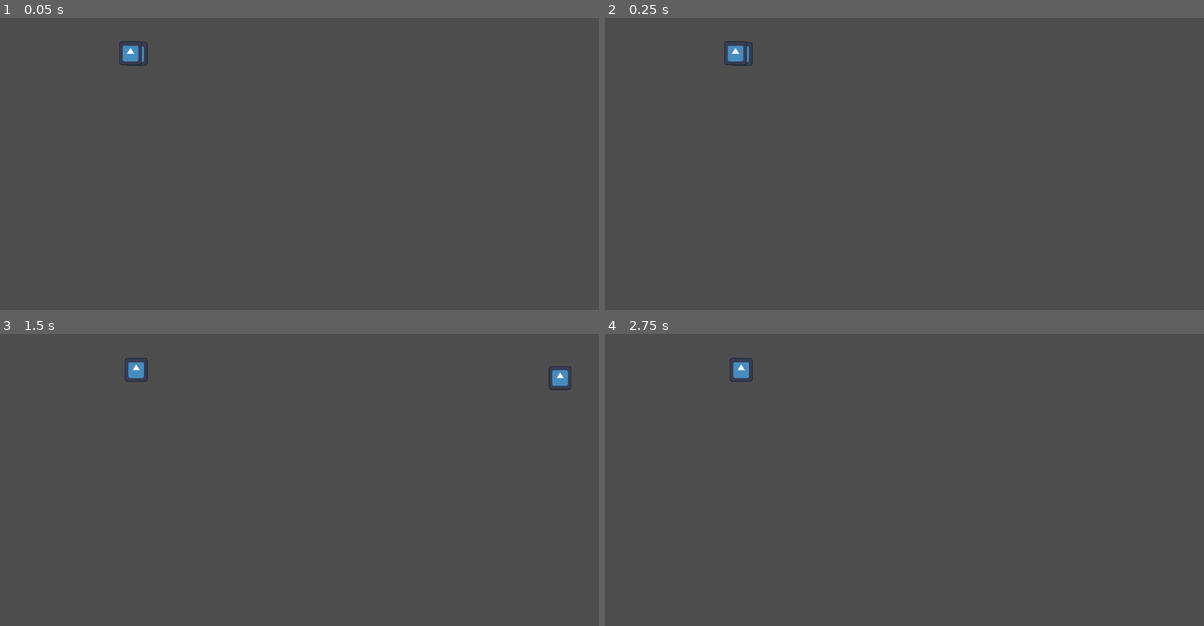
Above: before the commit, frames 1-4 (two rows, left to right).
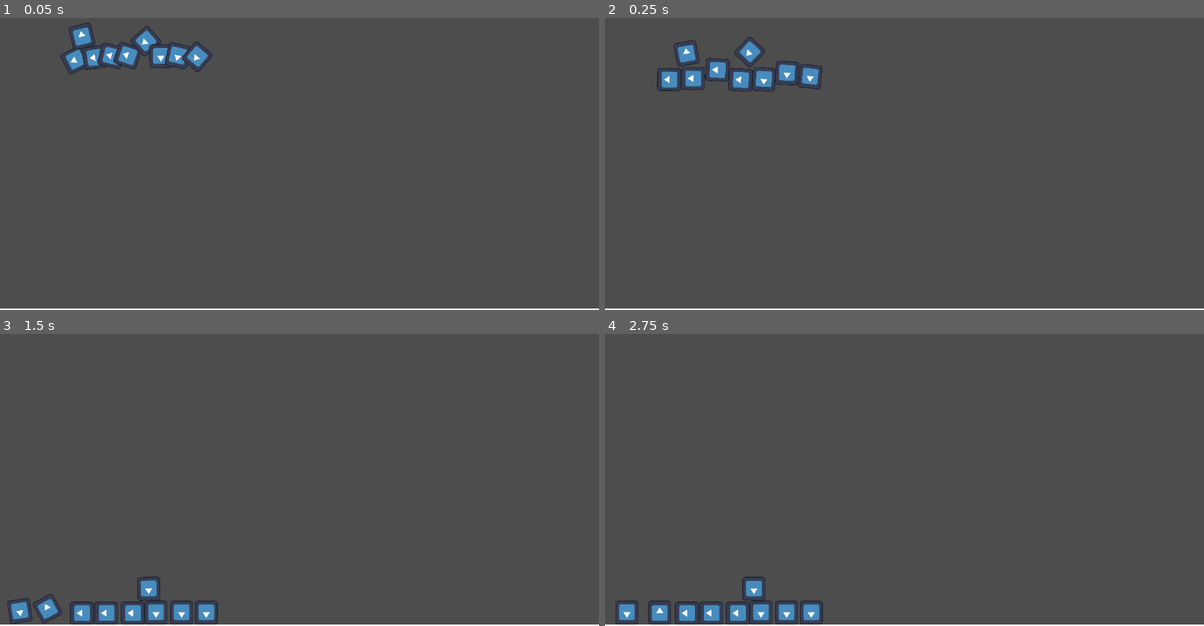
Above: after the commit, the same moments.

Repository: Mori-Meldovia/GGJ2026-Mask
Game: Godot game, scene res://Daniel Scenes/testscene.tscn
Same seed, same stepped clock (60 frames per second), same inputs: the game is played once before the commit and once after it. Before the commit the project has no main scene; this scene is started directly in both runs. The engine's default icon, where the game draws it, is replaced by a stand-in: a white triangle on a blue panel in a dark square.
Inputs (mouse positions are in pixels of both pictures, inside the frame that each line leads up to):
- Up to frame 1 (0.05 s): no input
- Up to frame 2 (0.25 s): no input
- Up to frame 3 (1.5 s): drag from (137, 369) to (359, 383) at 0.52 s; drag from (395, 374) to (137, 369) at 1.27 s
- Up to frame 4 (2.75 s): move the mouse to (964, 383) at 2.02 s; press the mouse at (964, 383) at 2.03 s

The runs differ from the first frame. In frame 1, 2.1% of the frame differs, in the area x 0-100%, y 1-100%; in frame 2, 2.4%; in frame 3, 2.7%, in the area x 0-100%, y 8-100%; in frame 4, 2.5%.

Commit message:
changed the collision code to be utilized on rigid bodies
The rigid bodies allow godot to simulate collision between other draggable objects and walls so i dont gotta do allat

Diff:
--- a/ggj-2026/Daniel Scenes/draggable.tscn
+++ b/ggj-2026/Daniel Scenes/draggableObject.tscn
@@ -3,21 +3,24 @@
 [ext_resource type="Texture2D" uid="uid://doxhqlep25o1" path="res://icon.svg" id="1_7f76m"]
 [ext_resource type="Script" uid="uid://c8wd7wd6b60i4" path="res://Daniel Scripts/draggable.gd" id="1_ni2xo"]
 
+[sub_resource type="PhysicsMaterial" id="PhysicsMaterial_ni2xo"]
+friction = 0.79
+bounce = 0.1
+
 [sub_resource type="RectangleShape2D" id="RectangleShape2D_x3b7b"]
 size = Vector2(44, 46)
 
-[node name="Draggable" type="Node2D" unique_id=169746397]
+[node name="Draggable" type="RigidBody2D" unique_id=841988232]
+input_pickable = true
+physics_material_override = SubResource("PhysicsMaterial_ni2xo")
+gravity_scale = 2.0
 script = ExtResource("1_ni2xo")
 
 [node name="Sprite2D" type="Sprite2D" parent="." unique_id=1121248732]
 scale = Vector2(0.34375, 0.359375)
 texture = ExtResource("1_7f76m")
 
-[node name="Area2D" type="Area2D" parent="." unique_id=63825870]
-position = Vector2(-22, -23)
-
-[node name="CollisionShape2D" type="CollisionShape2D" parent="Area2D" unique_id=1012740753]
-position = Vector2(22, 23)
+[node name="CollisionShape2D" type="CollisionShape2D" parent="." unique_id=1012740753]
 shape = SubResource("RectangleShape2D_x3b7b")
 
-[connection signal="input_event" from="Area2D" to="." method="_on_area_2d_input_event"]
+[connection signal="input_event" from="." to="." method="_on_input_event"]
--- a/ggj-2026/Daniel Scenes/testscene.tscn
+++ b/ggj-2026/Daniel Scenes/testscene.tscn
@@ -1,13 +1,105 @@
 [gd_scene format=3 uid="uid://bs2add048q527"]
 
-[ext_resource type="PackedScene" uid="uid://c683glngusj3a" path="res://Daniel Scenes/draggable.tscn" id="1_bjxt1"]
-[ext_resource type="Script" uid="uid://cqvomwecam1b8" path="res://Daniel Scenes/testscene.gd" id="1_pd5uf"]
+[ext_resource type="Script" uid="uid://cqvomwecam1b8" path="res://Daniel Scenes/testScene.gd" id="1_mvmji"]
+[ext_resource type="PackedScene" uid="uid://c683glngusj3a" path="res://Daniel Scenes/draggableObject.tscn" id="2_y37vc"]
+
+[sub_resource type="QuadMesh" id="QuadMesh_pd5uf"]
+
+[sub_resource type="RectangleShape2D" id="RectangleShape2D_pd5uf"]
+size = Vector2(1.0002584, 0.99932534)
+
+[sub_resource type="RectangleShape2D" id="RectangleShape2D_v0eog"]
+size = Vector2(1.2925916, 0.99932534)
+
+[sub_resource type="RectangleShape2D" id="RectangleShape2D_eo2ln"]
+size = Vector2(1.2862661, 0.99932534)
+
+[sub_resource type="RectangleShape2D" id="RectangleShape2D_nw7ie"]
+size = Vector2(1.0002584, 0.99932534)
 
 [node name="Node2D" type="Node2D" unique_id=135135717]
-script = ExtResource("1_pd5uf")
+script = ExtResource("1_mvmji")
 
-[node name="Draggable" parent="." unique_id=169746397 instance=ExtResource("1_bjxt1")]
+[node name="Walls" type="Node" parent="." unique_id=1563118963]
+
+[node name="right wall" type="StaticBody2D" parent="Walls" unique_id=1012240320]
+position = Vector2(1443, -171)
+rotation = 1.5707964
+
+[node name="MeshInstance2D" type="MeshInstance2D" parent="Walls/right wall" unique_id=76372533]
+position = Vector2(554.75, 245.25)
+scale = Vector2(906.5, 69.5)
+mesh = SubResource("QuadMesh_pd5uf")
+
+[node name="CollisionShape2D" type="CollisionShape2D" parent="Walls/right wall" unique_id=1612276286]
+position = Vector2(554.633, 245.27345)
+scale = Vector2(906.49976, 69.499985)
+shape = SubResource("RectangleShape2D_pd5uf")
+
+[node name="ceiling" type="StaticBody2D" parent="Walls" unique_id=1399452966]
+position = Vector2(-104, -280)
+
+[node name="MeshInstance2D" type="MeshInstance2D" parent="Walls/ceiling" unique_id=1300426012]
+position = Vector2(685.75, 245.25)
+scale = Vector2(1168.5, 69.5)
+mesh = SubResource("QuadMesh_pd5uf")
+
+[node name="CollisionShape2D" type="CollisionShape2D" parent="Walls/ceiling" unique_id=488518332]
+position = Vector2(687.13293, 245.27345)
+scale = Vector2(906.49976, 69.499985)
+shape = SubResource("RectangleShape2D_v0eog")
+
+[node name="floor" type="StaticBody2D" parent="Walls" unique_id=1890366434]
+position = Vector2(1005, 925)
+rotation = -3.1415925
+
+[node name="MeshInstance2D" type="MeshInstance2D" parent="Walls/floor" unique_id=1598032246]
+position = Vector2(424.75006, 245.25)
+scale = Vector2(1166.4999, 69.5)
+mesh = SubResource("QuadMesh_pd5uf")
+
+[node name="CollisionShape2D" type="CollisionShape2D" parent="Walls/floor" unique_id=256397468]
+position = Vector2(425, 245.2735)
+scale = Vector2(906.49976, 69.499985)
+shape = SubResource("RectangleShape2D_eo2ln")
+
+[node name="wall left" type="StaticBody2D" parent="Walls" unique_id=540630972]
+position = Vector2(210, -164)
+rotation = 1.5707964
+
+[node name="MeshInstance2D" type="MeshInstance2D" parent="Walls/wall left" unique_id=1787497146]
+position = Vector2(554.75, 245.25)
+scale = Vector2(906.5, 69.5)
+mesh = SubResource("QuadMesh_pd5uf")
+
+[node name="CollisionShape2D" type="CollisionShape2D" parent="Walls/wall left" unique_id=632977972]
+position = Vector2(554.633, 245.27345)
+scale = Vector2(906.49976, 69.499985)
+shape = SubResource("RectangleShape2D_nw7ie")
+
+[node name="Draggable" parent="." unique_id=169746397 instance=ExtResource("2_y37vc")]
 position = Vector2(262, 154)
 
-[node name="Draggable2" parent="." unique_id=979678123 instance=ExtResource("1_bjxt1")]
-position = Vector2(251, 153)
+[node name="Draggable2" parent="." unique_id=979678123 instance=ExtResource("2_y37vc")]
+position = Vector2(159, 128)
+
+[node name="Draggable3" parent="." unique_id=841988232 instance=ExtResource("2_y37vc")]
+position = Vector2(262, 154)
+
+[node name="Draggable4" parent="." unique_id=1682964656 instance=ExtResource("2_y37vc")]
+position = Vector2(262, 154)
+
+[node name="Draggable5" parent="." unique_id=748301901 instance=ExtResource("2_y37vc")]
+position = Vector2(262, 154)
+
+[node name="Draggable6" parent="." unique_id=381169297 instance=ExtResource("2_y37vc")]
+position = Vector2(262, 154)
+
+[node name="Draggable7" parent="." unique_id=1039018366 instance=ExtResource("2_y37vc")]
+position = Vector2(262, 154)
+
+[node name="Draggable8" parent="." unique_id=309442337 instance=ExtResource("2_y37vc")]
+position = Vector2(262, 154)
+
+[node name="Draggable9" parent="." unique_id=507570462 instance=ExtResource("2_y37vc")]
+position = Vector2(262, 154)
--- a/ggj-2026/Daniel Scripts/draggable.gd
+++ b/ggj-2026/Daniel Scripts/draggable.gd
@@ -1,16 +1,17 @@
-extends Node2D
+extends RigidBody2D
+class_name DraggableRigidBody
+
+@export_group("Physics")
+@export var default_gravity_scale = 1.3
+@export var pull_force: float = 8
+@export var rotation_mult: float = .0005
 
 @onready var held: bool = false;
 @onready var velocity: Vector2 = Vector2(0, 0)
-@onready var resistance: float = .2
-
-@export var max_velocity: float = 10;
-@export var weight: float = 10;
 
 
-func _draw() -> void:
-	if (Input.is_action_pressed("Click")):
-		draw_circle(to_local(get_viewport().get_mouse_position()),  GlobalDaniel.circle_size, Color.RED);
+func _ready() -> void:
+	gravity_scale = default_gravity_scale
 
 func _physics_process(_delta: float) -> void:
 	var mouse_position = get_viewport().get_mouse_position()
@@ -21,61 +22,34 @@
 		#if distance between mouse and held object and mouse is
 		#greater than radius (circle_size) pull towards object depending on distance
 
-		stop_on_screen_edge()
-
-		shitty_physics_a(mouse_position)
-
-		resistance_all_directions(mouse_position)
 
 
-		velocity.y += .1
-
-
-
+		shitty_physics_b(mouse_position)
 	if Input.is_action_just_released("Click"):
 		held = false
+		gravity_scale = default_gravity_scale
 	#physics a
 	position += velocity
 
-func resistance_all_directions(mouse_position) -> void:
-	if (position.distance_to(mouse_position) > GlobalDaniel.circle_size + 5):
-			if (velocity.x > 0):
-				velocity.x -= resistance
-			if (velocity.x < 0):
-				velocity.x += resistance
-			if (velocity.y > 0):
-				velocity.y -= resistance
-			if (velocity.y < 0):
-				velocity.y += resistance
 
 func shitty_physics_b(mouse_position) -> void:
-	var pull_vector = Vector2(cos(get_angle_to(mouse_position)), sin(get_angle_to(mouse_position)))
+	var direction = (mouse_position - global_position).normalized()
+	var distance = global_position.distance_to(mouse_position)
 
-	if (position.distance_to(mouse_position) > GlobalDaniel.circle_size):
-		pull_vector *= position.distance_to(mouse_position) * .005
-		velocity += pull_vector
-func shitty_physics_a(mouse_position) -> void:
-	var pull_vector = Vector2(cos(get_angle_to(mouse_position)), sin(get_angle_to(mouse_position)))
-
-	if (position.distance_to(mouse_position) > GlobalDaniel.circle_size):
-		pull_vector *= position.distance_to(mouse_position) * .005
-		velocity += pull_vector
-
-func stop_on_screen_edge() -> void:
-	if (position.x < 0):
-		position.x = 0
-		velocity.x = 0
-	if (position.y < 0):
-		position.y = 0
-		velocity.y = 0
-	if (position.x > get_viewport().get_visible_rect().size.x):
-		position.x = get_viewport().get_visible_rect().size.x - 1
-		velocity.x = 0
-	if (position.y > get_viewport().get_visible_rect().size.y):
-		position.y = get_viewport().get_visible_rect().size.y - 1
-		velocity.y = 0
+	if (distance > 1.5 * GlobalDaniel.circle_size):
+		var pull = direction * (distance) * pull_force
+		linear_velocity = pull
+		angular_velocity += pull.cross(Vector2.UP) * rotation_mult
+	elif (distance > GlobalDaniel.circle_size &&
+	distance < 1.5 * GlobalDaniel.circle_size):
+		var pull = direction * (distance) * (pull_force / 2)
+		linear_velocity = pull
+		angular_velocity += pull.cross(Vector2.UP) * rotation_mult
+	elif (position.distance_to(mouse_position) < GlobalDaniel.circle_size):
+		linear_velocity *= .95
 
 
-func _on_area_2d_input_event(_viewport: Node, event: InputEvent, _shape_idx: int) -> void:
+func _on_input_event(_viewport: Node, event: InputEvent,_shape_idx: int) -> void:
 	if event.is_action_pressed("Click"):
 		held = true;
+		#gravity_scale = 0;
--- a/ggj-2026/project.godot
+++ b/ggj-2026/project.godot
@@ -11,6 +11,7 @@
 [application]
 
 config/name="GGJ 2026"
+run/main_scene="uid://bs2add048q527"
 config/features=PackedStringArray("4.6", "Forward Plus")
 config/icon="res://icon.svg"
 
